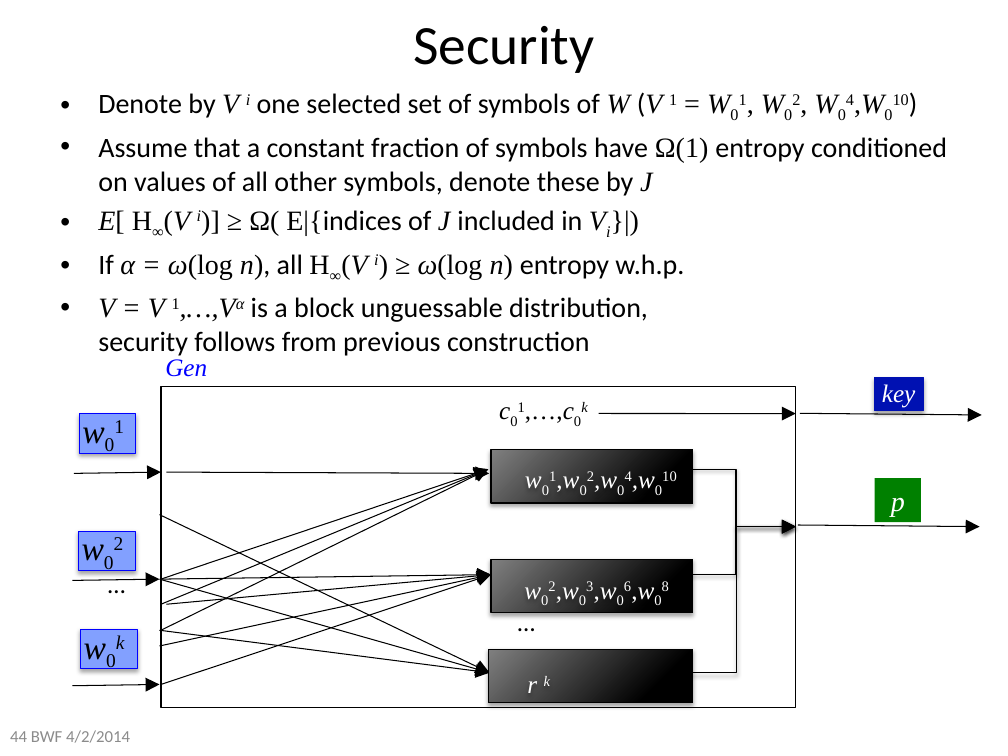
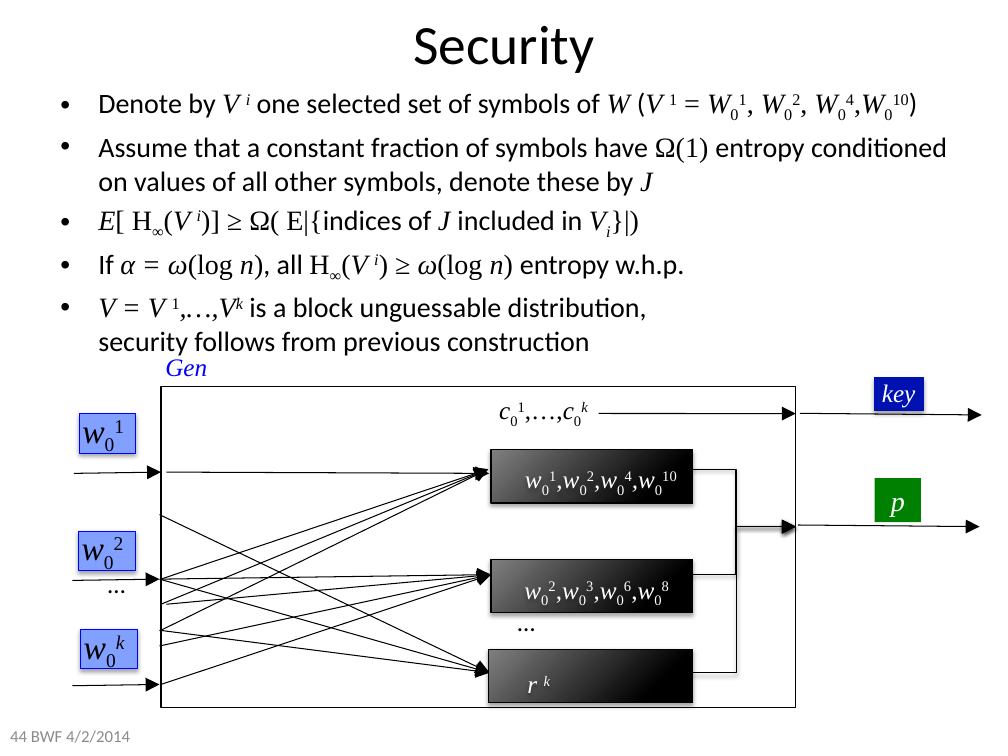
Before and after one commit to xianruimeng/comp-fuzzy-ext, a slide deck: slide 44 of constantRate/KeyDerivationWithNegativeUsable.pptx. Drawn at 1008x756 pixels with LibreOffice and Linux fonts; fonts in the diff are those of the drawing. Boxes give left, top, right and bottom in pixels: in the first picture for what was removed or moved away, otherwise in the second. Text is boxed around its words. In the diff, an @@ line names an element or a change of style, - is before the commit and + after.

Commit message:
minor edits to presentation

```diff
--- a/constantRate/KeyDerivationWithNegativeUsable.pptx
+++ b/constantRate/KeyDerivationWithNegativeUsable.pptx
@@ text at (98, 297, 647, 356): text changed @@
-• V = V 1,…,Vα is a block unguessable distribution,
-  security follows from previous construction
+• V = V 1,…,Vk is a block unguessable distribution,
+  security follows from previous construction
```
Also in this commit, not shown: 8 other slides changed, 1 slide added.
